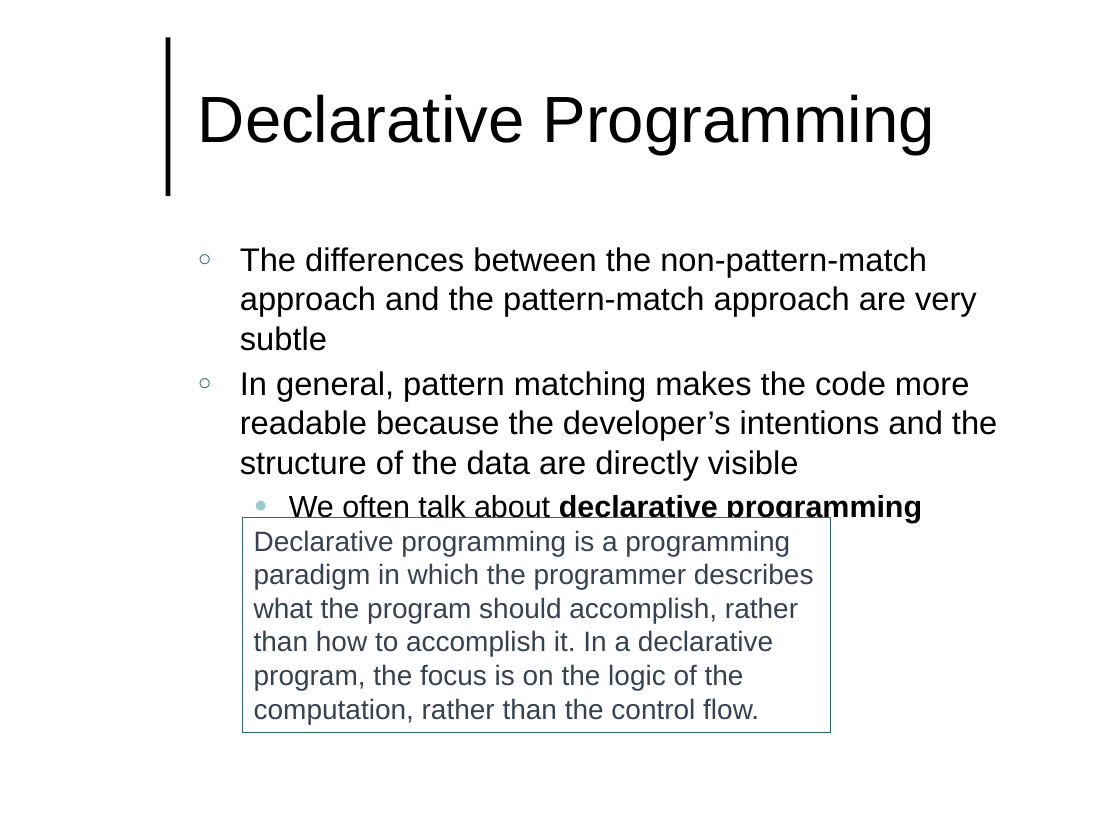
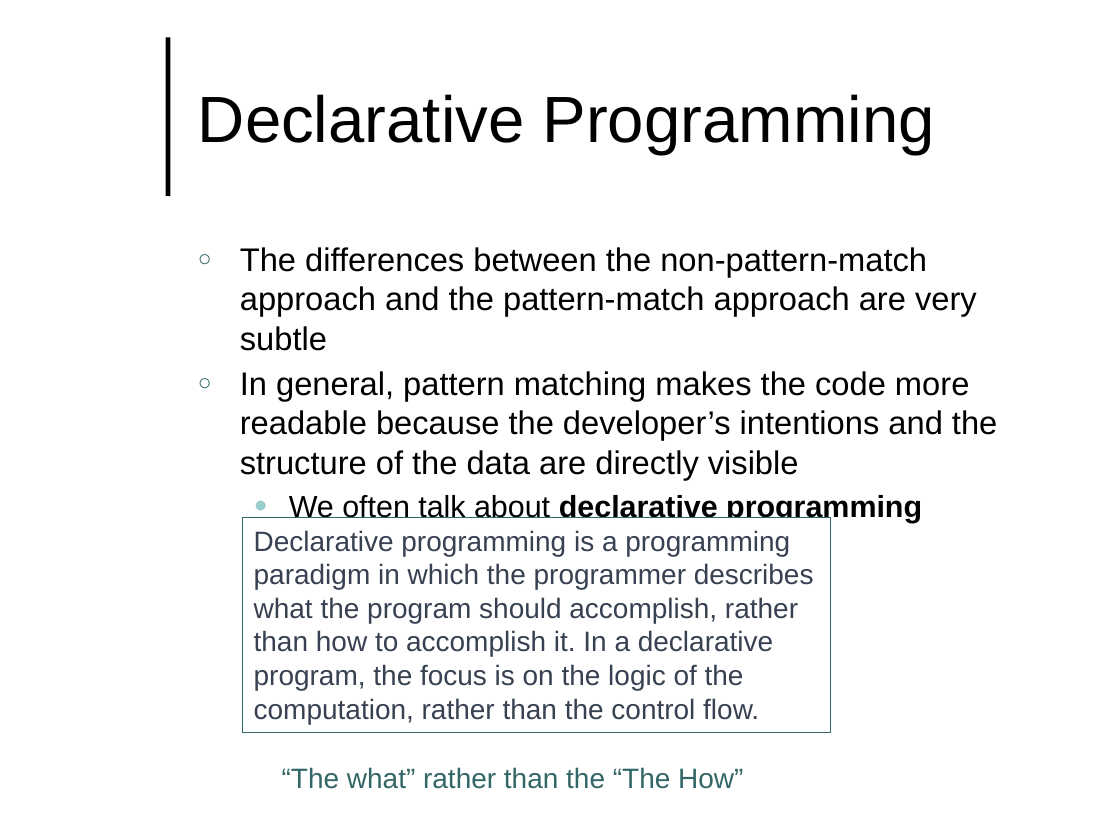
Before and after one commit to lutzhamel/CSC493, a slide deck: slide 9 of notes/csc493-ln005.pptx. Drawn at 1120x840 pixels with LibreOffice and Linux fonts; fonts in the diff are those of the drawing; background and template pictures are left out. Boxes give left, top, right and bottom in pixels: in the first picture for what was removed or moved away, otherwise in the second. Text is boxed around its words. In the diff, an @@ line names an element or a change of style, - is before the commit and + after.

```diff
--- a/notes/csc493-ln005.pptx
+++ b/notes/csc493-ln005.pptx
@@ text added at (282,767,743,789), 18 pt, text #336666 @@
+“The what” rather than the “The How”
```
Also in this commit, not shown: 9 other files.
